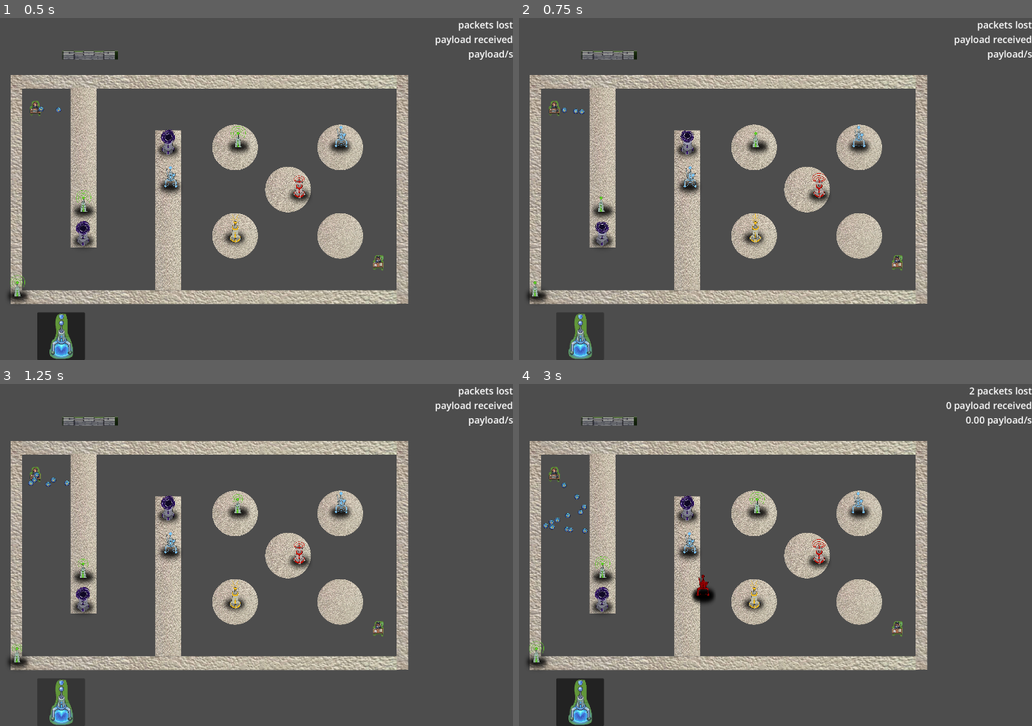
Above: before the commit, frames 1-4 (two rows, left to right).
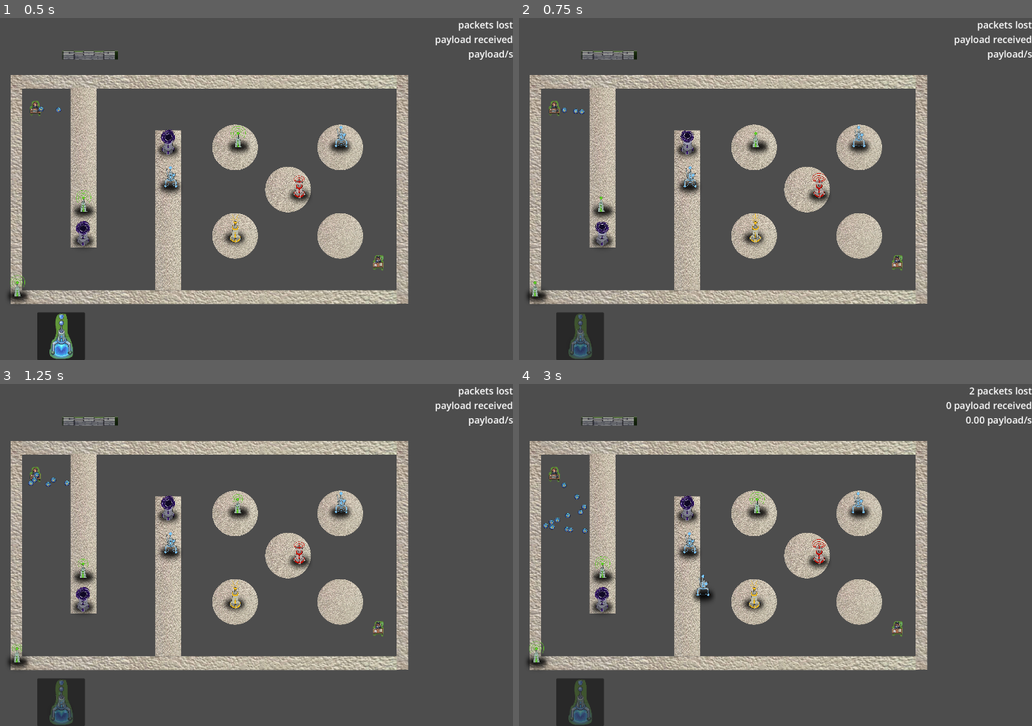
Above: after the commit, the same moments.

Repository: ryupold/ld59
Game: Godot game, scene res://scenes/test_sender.tscn
Two runs of this game, one before a commit and one after it. Both use one fixed random seed, a clock stepped at 60 frames per second and the inputs below. The engine's default icon, where the game draws it, is replaced by a stand-in: a white triangle on a blue panel in a dark square.
Inputs (mouse positions are in pixels of both pictures, inside the frame that each line leads up to):
- Up to frame 1 (0.5 s): no input
- Up to frame 2 (0.75 s): click (580, 336) at 0.5 s
- Up to frame 3 (1.25 s): no input
- Up to frame 4 (3 s): click (580, 702) at 1.27 s; click (580, 702) at 2.02 s; drag from (754, 592) to (601, 568) at 2.77 s

Frame 1 is identical in both runs. In frame 2, 0.4% of the frame differs, in the area x 9-15%, y 86-100%; in frame 3, 0.4%; in frame 4, 0.6%, in the area x 9-38%, y 55-100%.

Commit message:
Fix not allowing multiple towers to be dragged

Diff:
--- a/ld59-game/entities/towers/tower.gd
+++ b/ld59-game/entities/towers/tower.gd
@@ -3,7 +3,14 @@
 @export var effectArea: Area2D
 @export var towerboundary: Area2D
 var packetsColliding: Array[Packet]
-@export var followsMouse := false
+var _followsMouse := false
+@export var followsMouse : bool :
+	get:
+		return _followsMouse
+	set(value):
+		_followsMouse = value
+		GameState.onDragEvent.emit(self, _followsMouse)
+
 @export var disableEffect := false
 @export var debug := true
 
@@ -44,12 +51,11 @@
 func canPlace() -> bool:
 	return towerboundary.get_overlapping_areas().is_empty() and towerboundary.get_overlapping_bodies().is_empty()
 
-
 func handleClick(viewport: Node, event: InputEvent, shape_idx: int):
 	if event is InputEventMouseButton:
 		if event.pressed and event.button_index == MOUSE_BUTTON_LEFT and canPlace():
 			followsMouse = false
-		elif event.pressed and event.button_index == MOUSE_BUTTON_RIGHT and debug:
+		elif event.pressed and event.button_index == MOUSE_BUTTON_RIGHT and debug and not GameState._isDragging:
 			print("Right mouse button clicked at:", event.position)
 			followsMouse = true
 
--- a/ld59-game/game_state.gd
+++ b/ld59-game/game_state.gd
@@ -6,11 +6,14 @@
 var _payloadPerSecond: float
 var _currentPayloadBuffer: float
 var _currentPayloadBufferTime: float
+var _isDragging: bool = false
 
+signal onDragEvent(node: Node2D, state: bool)
 signal onPacketLost()
 signal onPacketReceived()
 
 func _ready():
+	onDragEvent.connect(func(n, state): _isDragging = state)
 	onPacketLost.connect(increasePacketLossCounter)
 	onPacketReceived.connect(receivePacket)
 
--- a/ld59-game/hud/tower_picker/tower_canvas_item/tower_canvas_item.gd
+++ b/ld59-game/hud/tower_picker/tower_canvas_item/tower_canvas_item.gd
@@ -6,6 +6,7 @@
 func _ready() -> void:
 	button.icon = towerResource.previewImage
 	button.pressed.connect(spawnTower)
+	GameState.onDragEvent.connect(func(n, state: bool): button.disabled = state)
 
 func spawnTower():
 	var newTower: Tower = towerResource.scene.instantiate()
